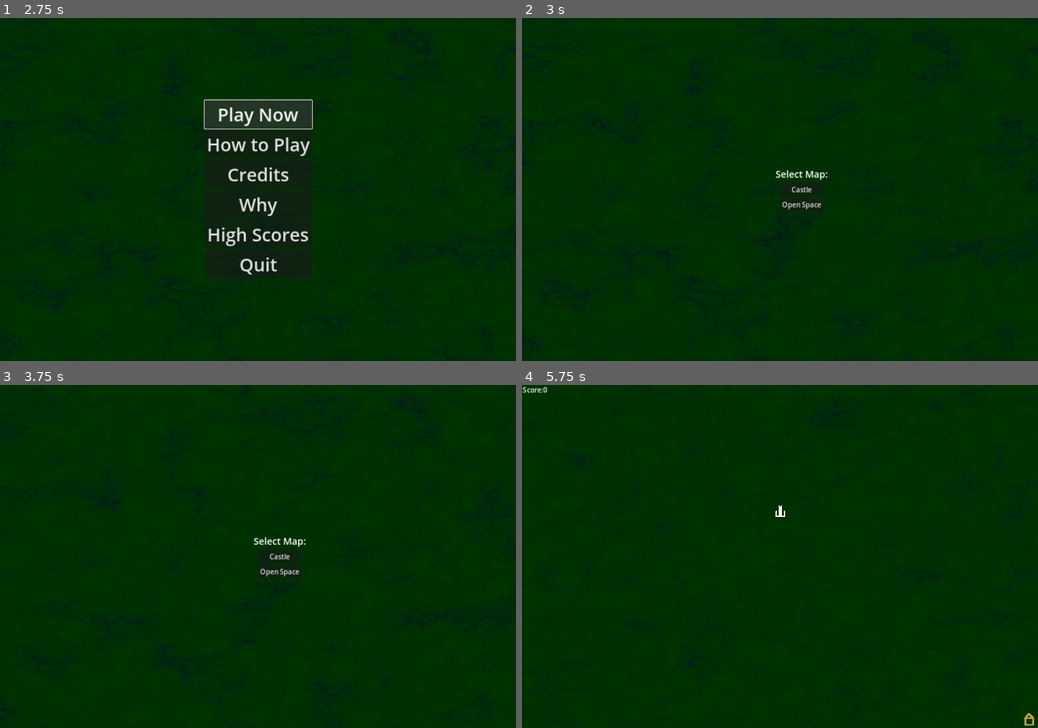
Above: before the commit, frames 1-4 (two rows, left to right).
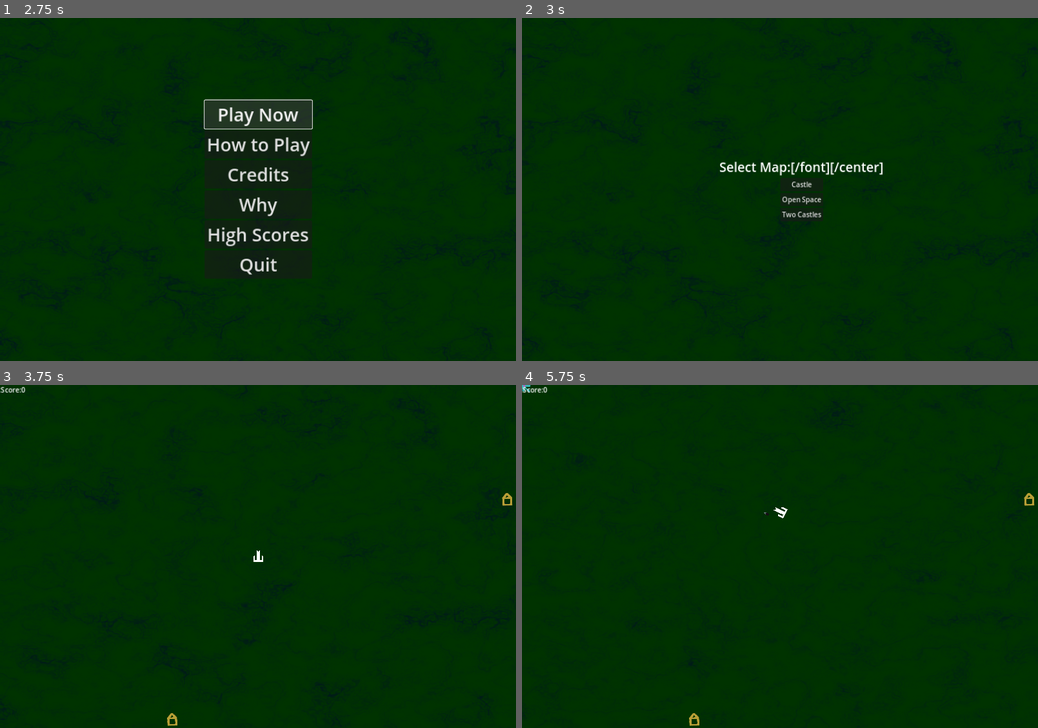
Above: after the commit, the same moments.

Repository: Habidakus/turrim-caelum
Game: Godot game, scene res://Scenes/main.tscn
Two runs of this game, one before a commit and one after it. Both use one fixed random seed, a clock stepped at 60 frames per second and the inputs below. The engine's default icon, where the game draws it, is replaced by a stand-in: a white triangle on a blue panel in a dark square.
Inputs (mouse positions are in pixels of both pictures, inside the frame that each line leads up to):
- Up to frame 1 (2.75 s): tap Enter (pause) at 0.5, 2 s; move the mouse to (371, 172) at 0.52 s; hold D (move_right) 0.53-1.28 s; click (371, 172) at 0.67 s; tap Space at 1.25 s; move the mouse to (154, 206) at 1.27 s; hold S (move_down) 1.28-2.03 s; move the mouse to (309, 114) at 2.02 s; hold D (move_right) from 2.03 s (still down)
- Up to frame 2 (3 s): release D (move_right) at 2.75 s; click "Play Now" at 2.75 s
- Up to frame 3 (3.75 s): click (278, 580) at 3.5 s, where only the run after the commit has a clickable "Two Castles"
- Up to frame 4 (5.75 s): click (800, 556) at 4.25 s, where only the run before the commit has a clickable "Castle"; tap Space at 5 s; move the mouse to (754, 625) at 5.02 s; hold W (move_up) from 5.03 s (still down); click (754, 625) at 5.17 s

Frame 1 is identical in both runs. In frame 2, 1.0% of the frame differs, in the area x 38-70%, y 41-59%; in frame 3, 0.5%; in frame 4, 0.2%.

Commit message:
Added the two castle map

Diff:
--- a/Scenes/hud.tscn
+++ b/Scenes/hud.tscn
@@ -428,7 +428,7 @@
 theme_override_font_sizes/normal_font_size = 22
 theme_override_font_sizes/bold_font_size = 22
 bbcode_enabled = true
-text = "[center]Select Map:[/center]"
+text = "[center][font_size=30]Select Map:[/font][/center]"
 fit_content = true
 
 [node name="MapButtons" type="VBoxContainer" parent="MapSelection"]
--- a/Scenes/main.tscn
+++ b/Scenes/main.tscn
@@ -22,6 +22,7 @@
 [ext_resource type="Script" path="res://Scripts/GameState/GameState_ShowPage_Why.gd" id="18_38mt6"]
 [ext_resource type="Script" path="res://Scripts/Maps/Map_BasicCastle.gd" id="18_kj1r7"]
 [ext_resource type="Script" path="res://Scripts/Maps/Map_BasicNoCastle.gd" id="20_vnfb1"]
+[ext_resource type="Script" path="res://Scripts/Maps/Map_BasicTwoCastles.gd" id="23_685n7"]
 
 [sub_resource type="FastNoiseLite" id="FastNoiseLite_vua4k"]
 
@@ -114,4 +115,8 @@
 [node name="Map_BasicNoCastle" type="Node" parent="Maps"]
 script = ExtResource("20_vnfb1")
 
+[node name="Map_BasicTwoCastles" type="Node" parent="Maps"]
+script = ExtResource("23_685n7")
+castle_scene = ExtResource("4_132h1")
+
 [connection signal="increase_score" from="." to="." method="_on_increase_score"]
--- /dev/null
+++ b/Scripts/Maps/Map_BasicTwoCastles.gd
@@ -0,0 +1,120 @@
+extends Map
+
+@export var castle_scene: PackedScene
+
+var castle1 = null
+var castle0 = null
+var currentPathCastleSelection : int = 0
+var pathArray : Array = []
+var currentPathIndex = 0
+
+func get_map_name() -> String:
+	return "Two Castles"
+
+func start_game(rng : RandomNumberGenerator):
+
+	# Create the castle2
+	castle0 = castle_scene.instantiate()
+	add_child(castle0)
+	castle0.position = Vector2(owner.screen_size.x -20, owner.screen_size.y / 3)
+
+	castle1 = castle_scene.instantiate()
+	add_child(castle1)
+	castle1.position = Vector2(owner.screen_size.x / 3, owner.screen_size.y - 20)
+
+	pathArray = []
+	pathArray.append(generate_path(Vector2(0,0), get_castle().position, 0, rng))
+
+func game_over():
+	castle0.queue_free()
+	castle0 = null
+	castle1.queue_free()
+	castle1 = null
+
+func current_path() -> Curve2D:
+	if pathArray.size() == 1:
+		return pathArray[0]
+	else:
+		currentPathIndex += 1
+		return pathArray[currentPathIndex % pathArray.size()]
+
+func has_castle() -> bool:
+	return true
+
+func get_castle() -> Area2D:
+	return castle0 if currentPathCastleSelection == 0 else castle1
+
+func on_mob_spawn(mobId : int, rng : RandomNumberGenerator):
+	if mobId % 11 == 0:
+		var increase = (mobId % 121 == 0)
+		var start = Vector2(0,0)
+		if rng.randi() % 2 == 1:
+			start.x = rng.randi_range(0, owner.screen_size.x)
+		else:
+			start.y = rng.randi_range(0, owner.screen_size.y)
+		currentPathCastleSelection = (currentPathCastleSelection + 1) % 2
+		pathArray.append(generate_path(start, get_castle().position, mobId, rng))
+		if increase != true:
+			pathArray.remove_at(0)
+
+func pick_point(start: Vector2, end: Vector2, rng: RandomNumberGenerator) -> Vector2:
+	var tStart = start
+	if rng.randi() % 2 == 1:
+		tStart.x += 80;
+	else:
+		tStart.y += 80;
+	tStart.x = clamp(tStart.x, 20, owner.screen_size.x - 20)
+	tStart.y = clamp(tStart.y, 20, owner.screen_size.y - 20)
+	var tEnd = end
+	if rng.randi() % 2 == 1:
+		tEnd.x -= 80;
+	else:
+		tEnd.y -= 80;
+	tEnd.x = clamp(tEnd.x, 20, owner.screen_size.x - 20)
+	tEnd.y = clamp(tEnd.y, 20, owner.screen_size.y - 20)
+	var x = rng.randf_range(tStart.x, tEnd.x)
+	var y = rng.randf_range(tStart.y, tEnd.y)
+	return Vector2(x, y)
+
+func is_better_point(our_offset : float, our_isBad : bool, their_offset : float, their_isBad : bool) -> bool:
+	# if one of the two points is too close to the castle, return the other one
+	if our_isBad != their_isBad:
+		return their_isBad
+	# otherwise whichever one is closer to the right distance is the better one
+	return our_offset < their_offset
+
+func add_path_point(start: Vector2, end: Vector2, desired_length: float, curve : Curve2D, mobId: int, rng: RandomNumberGenerator) -> Curve2D:
+	var best_bl : float = 0
+	var best_isBad : bool = true
+	var best : Curve2D = null
+	var buffer = max(32, 400 - mobId)
+	for i in 50:
+		var d : Curve2D = curve.duplicate()
+		var insert_point = 1
+		if curve.point_count > 2:
+			insert_point = rng.randi_range(1, curve.point_count - 1)
+		var p = pick_point(start, end, rng)
+		var in_p = (curve.get_point_position(insert_point - 1) - p) / 1.5
+		var out_p = (curve.get_point_position(insert_point) - p) / 1.5
+		d.add_point(p, in_p, out_p, insert_point)
+		var bl = absf(desired_length - d.get_baked_length())
+		var isBad : bool = min(p.distance_to(castle0.position), p.distance_to(castle1.position)) < buffer
+		if best == null || is_better_point(bl, isBad, best_bl, best_isBad):
+			best = d
+			best_bl = bl
+			best_isBad = isBad
+	return best
+
+func request_unique_path(start: Vector2, end: Vector2, pointCount: int, mobId: int, rng: RandomNumberGenerator) -> Curve2D:
+	var c : Curve2D = Curve2D.new()
+	c.add_point(start)
+	c.add_point(end)
+	var totalPoints = pointCount + 4
+	for i in totalPoints:
+		var length : float = 1800.0 + (1200.0 * (i + 1.0) / totalPoints)
+		var n : Curve2D = add_path_point(start, end, length, c, mobId, rng)
+		c = n
+	return c
+
+func generate_path(start: Vector2, end: Vector2, mobId: int, rng: RandomNumberGenerator) -> Curve2D:
+	return request_unique_path(start, end, 4, mobId, rng)
--- a/Scripts/main.gd
+++ b/Scripts/main.gd
@@ -207,7 +207,8 @@
 		freeXpCounter = 0
 		freeXp += 1
 
-	var mob : Mob = spawn_mob(mobId, 0, current_path(), bonusScore)
+	var target : Node2D = player if !map.has_castle() else map.get_castle()
+	var mob : Mob = spawn_mob(mobId, 0, current_path(), target, bonusScore)
 	map.on_mob_spawn(mobId, rng)
 	mobId += 1
 
@@ -223,21 +224,17 @@
 	$MobTimer.wait_time = lerp(secondsPerMonster, secondsPerMonster / 5.0, (monster_spawnrate_increase - 50) / 850.0)
 	monster_spawnrate_increase += 1
 
-func spawn_mob(id, dist, path, bonusScore : int) -> Mob:
+func spawn_mob(id, dist, path, target : Node2D, bonusScore : int) -> Mob:
 	var mob : Mob = mob_scene.instantiate()
 	mob.position = path.sample_baked(dist)
 	var speed_scale = rng.randf_range(0.8, 1.2)
-	var final_target : Node2D = player
-	if map.has_castle():
-		final_target = map.get_castle()
-
-	mob.set_target(final_target, speed_scale, id, path, dist, map, player, bonusScore, rng)
+	#var final_target : Node2D = player
+	#if map.has_castle():
+	#	final_target = map.get_castle()
+	mob.set_target(target, speed_scale, id, path, dist, map, player, bonusScore, rng)
 	call_deferred("add_child", mob)
 	spawns += 1
-	#if rollingMobHealthAverage == 0:
-	#	rollingMobHealthAverage = mob.hp + mob.armor
-	#else:
-	#	rollingMobHealthAverage = (rollingMobHealthAverage * 20 + mob.hp + mob.armor) / 21.0
+
 	return mob
 
 # Note - unlike most compare() functions in other languages, this one is only "is lesser" and expects true or false return value
--- a/Scripts/mob.gd
+++ b/Scripts/mob.gd
@@ -159,7 +159,7 @@
 		spawn_children += 2
 	while spawn_children > 0:
 		spawn_children -= 1
-		var childMob : Mob = get_parent().spawn_mob(id_for_spawn, distance_travelled, path, 0)
+		var childMob : Mob = get_parent().spawn_mob(id_for_spawn, distance_travelled, path, final_target, 0)
 		if regressDist < pathLength:
 			childMob.set_child_path(self, regressDist, time)
 		else:
Not shown: 1 places in Scenes/main.tscn that only renumber resources
